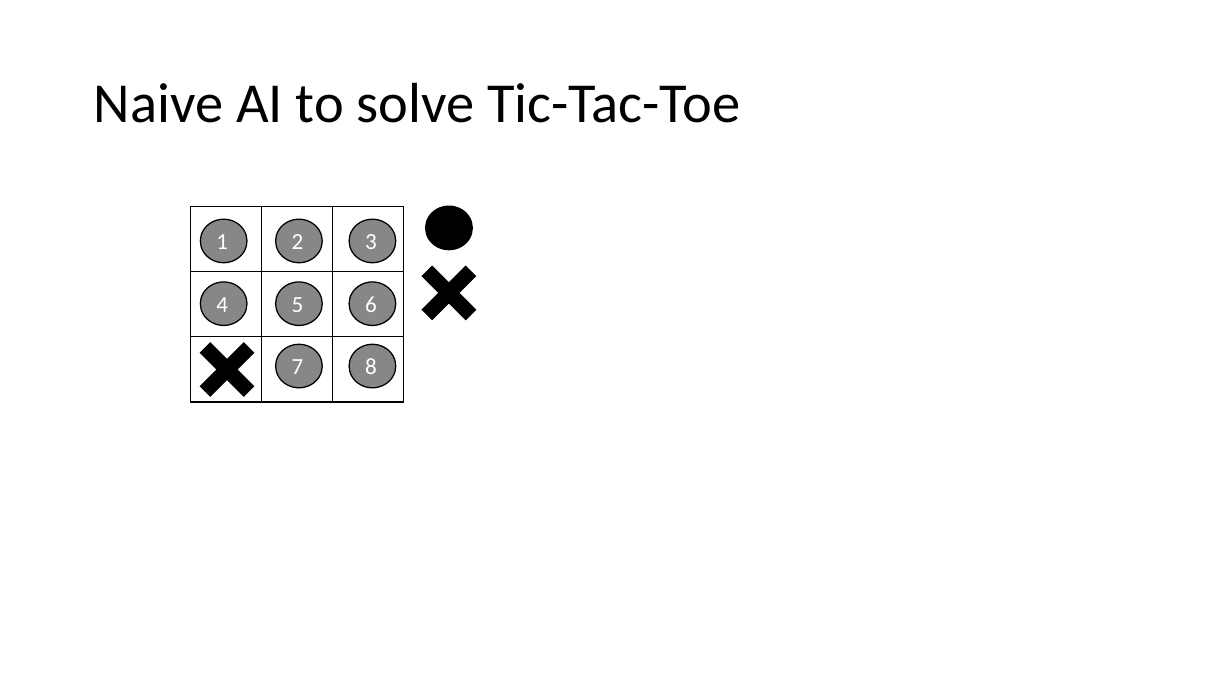
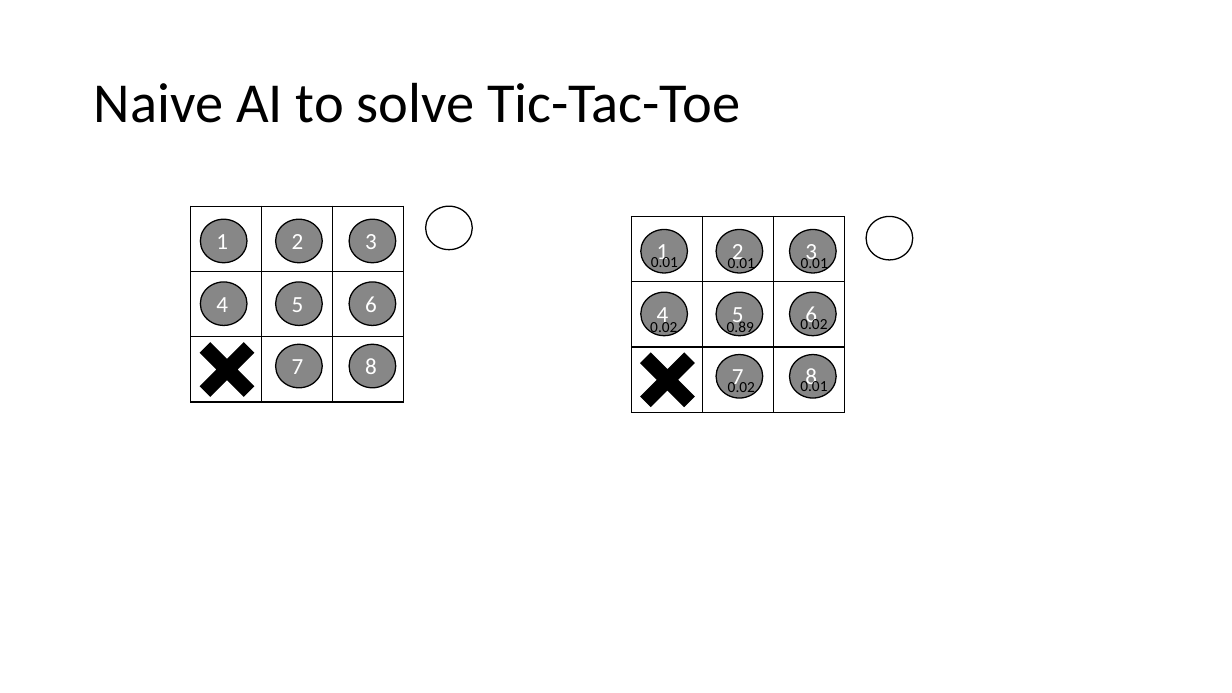
Before and after one commit to rojas70/MAEG-3080-project, a slide deck: slide 3 of ppt/MCTS.pptx. Drawn at 1232x693 pixels with LibreOffice and Linux fonts; fonts in the diff are those of the drawing. Boxes give left, top, right and bottom in pixels: in the first picture for what was removed or moved away, otherwise in the second. Text is boxed around its words. In the diff, an @@ line names an element or a change of style, - is before the commit and + after.

```diff
--- a/ppt/MCTS.pptx
+++ b/ppt/MCTS.pptx
@@ ellipse at box(426, 206, 473, 250): fill #000000 to none @@
@@ table added at box(631, 216, 845, 412), 3 rows, 3 columns @@
+ |  | 
+ |  | 
+ |  | 
@@ ellipse added at box(640, 229, 688, 273), fill #000000 at 47% opacity, outline #000000 1 pt @@
@@ ellipse added at box(716, 229, 763, 273), fill #000000 at 47% opacity, outline #000000 1 pt @@
@@ ellipse added at box(789, 229, 836, 273), fill #000000 at 47% opacity, outline #000000 1 pt @@
@@ ellipse added at box(866, 216, 913, 260), outline #000000 1 pt @@
@@ text added at box(651, 254, 678, 272), 12 pt, text #000000 @@
+0.01
@@ text added at box(657, 244, 669, 266), 18 pt, text #FFFFFF @@
+1
@@ text added at box(728, 255, 755, 273), 12 pt, text #000000 @@
+0.01
@@ text added at box(732, 244, 744, 266), 18 pt, text #FFFFFF @@
+2
@@ text added at box(801, 255, 828, 273), 12 pt, text #000000 @@
+0.01
@@ text added at box(805, 244, 817, 266), 18 pt, text #FFFFFF @@
+3
@@ ellipse added at box(640, 292, 688, 335), fill #000000 at 47% opacity, outline #000000 1 pt @@
@@ ellipse added at box(716, 292, 763, 335), fill #000000 at 47% opacity, outline #000000 1 pt @@
@@ ellipse added at box(789, 292, 836, 335), fill #000000 at 47% opacity, outline #000000 1 pt @@
@@ text added at box(650, 319, 677, 337), 12 pt, text #000000 @@
+0.02
@@ text added at box(657, 307, 669, 328), 18 pt, text #FFFFFF @@
+4
@@ text added at box(727, 319, 754, 337), 12 pt, text #000000 @@
+0.89
@@ text added at box(732, 307, 744, 328), 18 pt, text #FFFFFF @@
+5
@@ text added at box(800, 316, 827, 334), 12 pt, text #000000 @@
+0.02
@@ text added at box(805, 306, 817, 328), 18 pt, text #FFFFFF @@
+6
@@ plus: place and size @@
-plus at box(406, 250, 492, 336)
+plus at box(624, 337, 710, 423)
@@ ellipse added at box(716, 355, 763, 398), fill #000000 at 47% opacity, outline #000000 1 pt @@
@@ ellipse added at box(789, 355, 836, 398), fill #000000 at 47% opacity, outline #000000 1 pt @@
@@ text added at box(728, 379, 755, 397), 12 pt, text #000000 @@
+0.02
@@ text added at box(732, 369, 744, 391), 18 pt, text #FFFFFF @@
+7
@@ text added at box(800, 378, 827, 396), 12 pt, text #000000 @@
+0.01
@@ text added at box(805, 368, 817, 391), 18 pt, text #FFFFFF @@
+8
```
Also in this commit, not shown: 1 other slide changed, 11 slides added, 7 other files.
